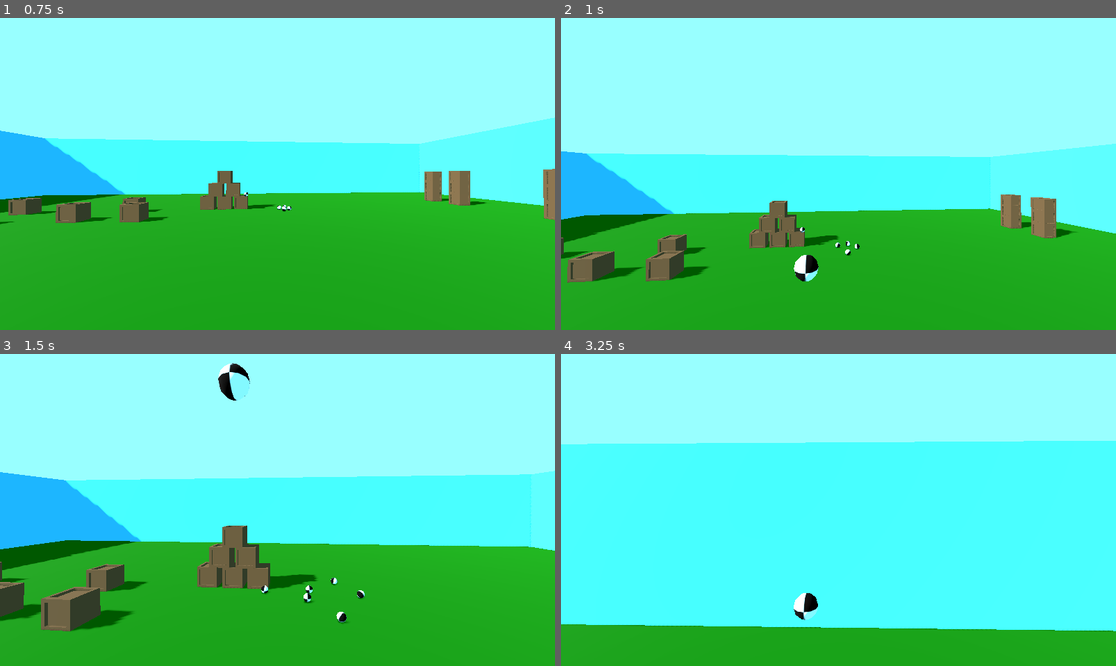
Above: before the commit, frames 1-4 (two rows, left to right).
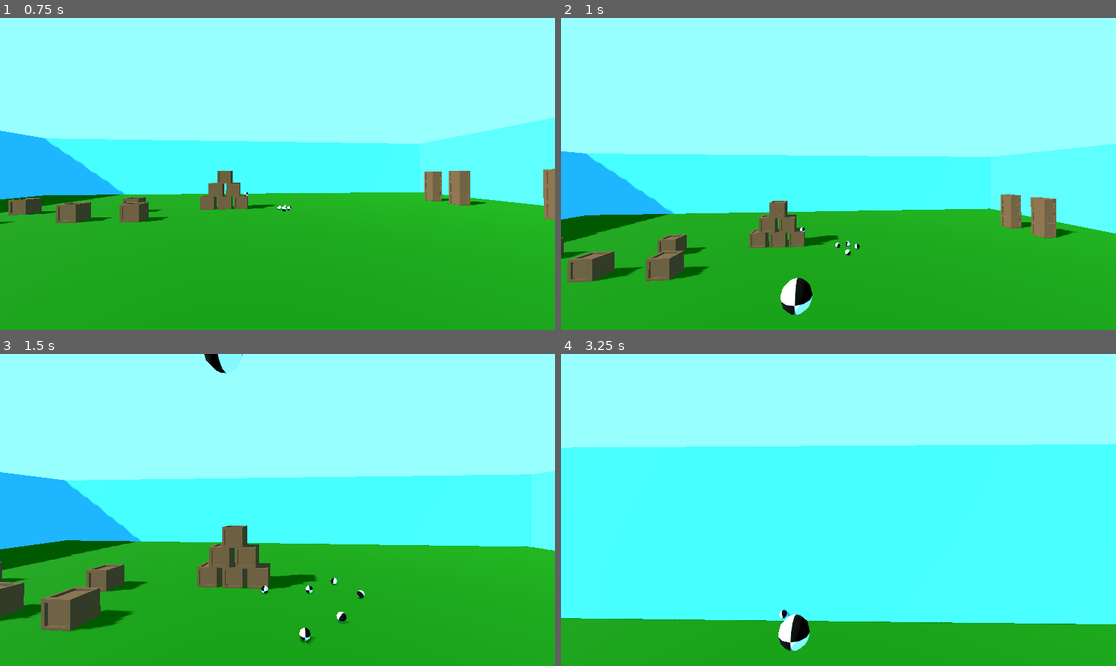
Above: after the commit, the same moments.

Repository: TheRealBlackNet/PickupAndThrow
Game: Godot game, scene res://level/level.tscn
Same seed, same stepped clock (60 frames per second), same inputs: the game is played once before the commit and once after it.
Inputs (mouse positions are in pixels of both pictures, inside the frame that each line leads up to):
- Up to frame 1 (0.75 s): tap Enter at 0.5 s; move the mouse to (305, 174) at 0.52 s; hold W (move_forward) from 0.53 s (still down); tap E (pickup) at 0.6 s
- Up to frame 2 (1 s): keep holding W (move_forward); tap Space (jump) at 0.77 s; click (866, 174) at 0.8 s
- Up to frame 3 (1.5 s): keep holding W (move_forward); tap Space (jump) at 1.07 s; move the mouse to (249, 510) at 1.27 s; click (249, 510) at 1.35 s
- Up to frame 4 (3.25 s): keep holding W (move_forward); tap Space (jump) at 1.52, 1.55, 1.82, 2.1, 3.02 s; move the mouse to (849, 503) at 2.02 s; tap E (pickup) at 2.3, 2.85 s; move the mouse to (832, 516) at 2.77 s; click (832, 516) at 3.05 s

Frame 1 is identical in both runs. In frame 2, 0.8% of the frame differs, in the area x 39-47%, y 75-96%; in frame 3, 0.5%; in frame 4, 3.9%, in the area x 0-100%, y 27-96%.

Commit message:
more comments added

Diff:
--- a/items/IPickupable.gd
+++ b/items/IPickupable.gd
@@ -1,22 +1,29 @@
 class_name IPickupable
+# parent class because it brings physics with it.
 extends RigidBody3D
 
 # This name is default and used in all childs
 # so this script can be used as parent for all things to pickup
+# is used to disable the items in hand not to collide with
+# the player it self (would let you fly)
 @onready var collision_shape_3d = %CollisionShape3D
 
 func _ready():
+	# this mode make the items static and not run any more
+	# physics calulations
 	freeze_mode = RigidBody3D.FREEZE_MODE_STATIC
 
 func _physics_process(delta):
-	# fell out of world
+	# fell out of world remove it.
 	if global_position.y < -20:
 		self.queue_free()
 
+# item is picked up freeze it
 func pickup():
 	collision_shape_3d.disabled = true
 	freeze = true
 
+# item is picked up unfreeze it
 func release():
 	collision_shape_3d.disabled = false
 	freeze = false
--- a/items/IThrowable.gd
+++ b/items/IThrowable.gd
@@ -1,7 +1,8 @@
 class_name IThrowable
+# parent class because it brings physics with it.
 extends RigidBody3D
 
 func _physics_process(delta):
-	# fell out of world
+	# fell out of world remove it
 	if global_position.y < -20:
 		self.queue_free()
--- a/player/player.gd
+++ b/player/player.gd
@@ -1,20 +1,38 @@
 class_name Player
 extends CharacterBody3D
 
-@onready var camera:Camera3D = %Camera
+# is used to check if we look at a item
 @onready var raycast:RayCast3D = %RayCast
+# is the rotation joint
 @onready var head = %Head
+# is used to calulate a vector between points.
 @onready var throwdirection = %Throwdirection
 
+# the hands (the points on the player the actions happen)
+# left hand throws
+# right hands can hold a box and throw it then
 @onready var box_holder = %BoxHolder
 @onready var throw_point = %ThrowPoint
 
-@onready var ballFactory = preload("res://items/Ball.tscn")
+# to create new items we need a factory or scene to reference
+@onready var ballFactory:Resource = preload("res://items/Ball.tscn")
 
+# Hand varables
+# does the player have a item in hand and what item is it
+# and how strong does he throw it
+var handIsEmpty = true
+var itemInHand:IPickupable
+var throwForce : float = 10
+
+# this is the connection point into the world
+# in the editor you need to set on each level the players nodes where
+# he can throw the items into.
+# Is also used to check if more then allowed ball are there.
 @export_category("WorldNodes")
 @export var pickupAbleDropNode:Node3D
 @export var throwAbleDropNode:Node3D
 
+# movement variables
 var movement_speed = 5
 var jump_strength = 8
 var mouse_sensitivity:float = 700
@@ -25,18 +43,17 @@
 
 var gravity = ProjectSettings.get_setting("physics/3d/default_gravity")
 
-var handIsEmpty = true
-var itemInHand:IPickupable
-var throwForce : float = 50
-
-
 
 func _ready():
+	# catch the mouse in the window
 	Input.mouse_mode = Input.MOUSE_MODE_CAPTURED
 
 # Mouse movement
 func _input(event):
+	# there also contoller actions that needs to be filtered
 	if event is InputEventMouseMotion:
+		# save where the mouse was moved:
+		# we need this later to rotate the head:
 		rotation_target.y -= event.relative.x / mouse_sensitivity
 		rotation_target.x -= event.relative.y / mouse_sensitivity
 
@@ -45,15 +62,16 @@
 	action_handler()
 
 	if Input.is_action_just_pressed("escape"):
+		# end the game
 		get_tree().quit()
 
 func movement_handler(delta):
-	# FALL
+	# FALLING
 	gravity += 20 * delta
 	if gravity > 0 and is_on_floor():
 		gravity = 0
 
-	# JUMP
+	# JUMPING (Single jump only)
 	if Input.is_action_just_pressed("jump") and is_on_floor():
 		gravity = -jump_strength
 
@@ -90,6 +108,7 @@
 		# throw it into view direction
 		(newBall as RigidBody3D).apply_central_impulse(\
 			(throwdirection.global_position - head.global_position)\
+			.normalized()\
 			 *  throwForce)
 
 		# remove after 20 balls in the map the first one
@@ -97,13 +116,14 @@
 			(throwAbleDropNode.get_children(false)[0] as Ball).queue_free()
 
 	#
-	# pickup and throw
+	# pickup and throw a box
 	#
 	if Input.is_action_just_pressed("pickup") \
 		or Input.is_action_just_pressed("placedown"):
 		if !handIsEmpty and itemInHand != null:
 			releaseItem(itemInHand, !Input.is_action_just_pressed("placedown"))
 		else:
+			# Pickup a item with a rayscan and cheking if item was valid:
 			raycast.force_raycast_update()
 			if raycast.is_colliding():
 				var collider:Object = raycast.get_collider()
@@ -119,17 +139,23 @@
 	if handIsEmpty:
 		handIsEmpty = false
 		itemInHand = item
+		# stopps the items having physics
 		itemInHand.pickup()
+		# takes item into the hand
 		item.reparent(box_holder,false)
 		item.position = Vector3(0,0,0)
 
 func releaseItem(item:IPickupable, throwIt:bool):
 	if !handIsEmpty:
+		# places item back into the world
 		item.reparent(pickupAbleDropNode,true)
+		# activates physics
 		itemInHand.release()
+		# if we throw it then add a kick to it.
 		if throwIt:
 			itemInHand.apply_central_impulse(\
 				(throwdirection.global_position - head.global_position)\
+				.normalized()\
 				 * throwForce)
 		handIsEmpty = true
 		itemInHand = null
--- a/project.godot
+++ b/project.godot
@@ -18,6 +18,11 @@
 [dotnet]
 
 project/assembly_name="PickupAndThrow"
+
+[editor]
+
+movie_writer/movie_file="I:/_MyGodot/PickupAndThrow.avi"
+movie_writer/fps=30
 
 [input]
 
Not shown, added: ReadMe.txt
